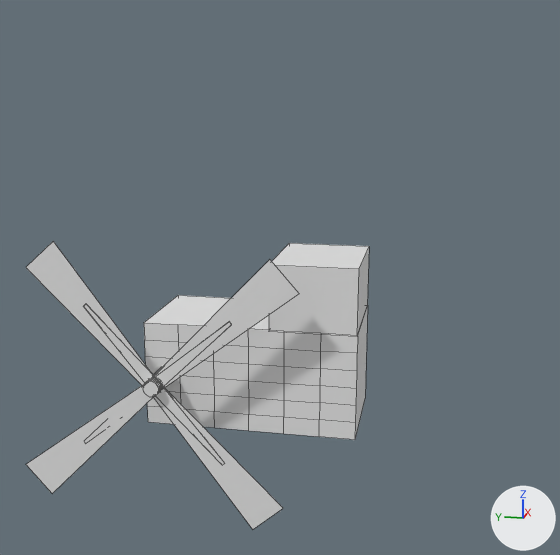
One commit to the Blender file RTS Dev Project/Assets/Models/Buildings/egypt_windmill.blend: the scene before it, then after it.
Rendered twice from a 50 mm lens placed at (-9.17, -0.87, 3.65), pointed at (0.48, 1.06, 1.23). The axes (+X, +Y, +Z) are drawn at lower right. The lights are the same throughout. Mesh edges are drawn as thin lines. Materials are left out; every surface is plain grey.

Names of what the first picture shows: 'moli'.
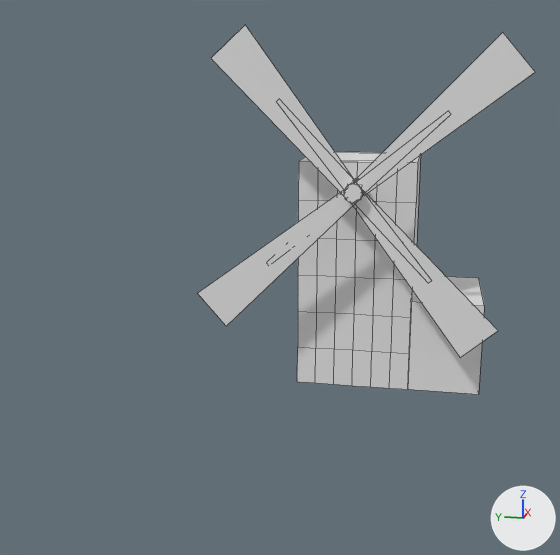
Changed parts and their boxes [x1, y1, x2, y2] in the pictures (560 x 555 px):
'moli', reshaped, turned: before [26, 242, 369, 529]; after [297, 152, 484, 394]
'aspes', added: after [198, 25, 535, 357]
part 1 of me_cube, deleted: before [26, 242, 299, 529]

Patch to the scene script:
```diff
--- a/RTS Dev Project/Assets/Models/Buildings/egypt_windmill.blend.py
+++ b/RTS Dev Project/Assets/Models/Buildings/egypt_windmill.blend.py
@@ me_cube @@
 # used by ob_moli; location = (0.0, 0.0, 0.0)
-me_cube.from_pydata(...)  # 209 vertices, 128 faces; spans x -0.56..1.43, y -0.01..4.36, z -1.89..1.79
+me_cube.from_pydata(...)  # 69 vertices, 53 faces; spans x 0.03..1.43, y -0.01..2.79, z -0.75..1.5
+# me_cube part 1: 13 loose pieces with 140 vertices, spanning x -0.56..0.35, y 0.64..4.36, z -1.89..1.79, are deleted
@@ me_cube_001 @@
+me_cube_001.from_pydata(...)  # 140 vertices, 75 faces; spans x 0.0..0.91, y -1.85..1.87, z -1.87..1.82
@@ ob_moli @@
 ob_moli.location = (0.0, 0.0, 0.0)
+ob_moli.rotation_euler = (1.571, 0.0, 0.0)  # degrees (90, 0, 0)
@@ ob_aspes @@
+ob_aspes = bpy.data.objects.new('aspes', me_cube_001)
+ob_aspes.location = (-0.56, 0.02, 2.49)
+ob_aspes.rotation_euler = (0.00044, 0.0, 0.0)  # degrees (0, 0, 0)
```
